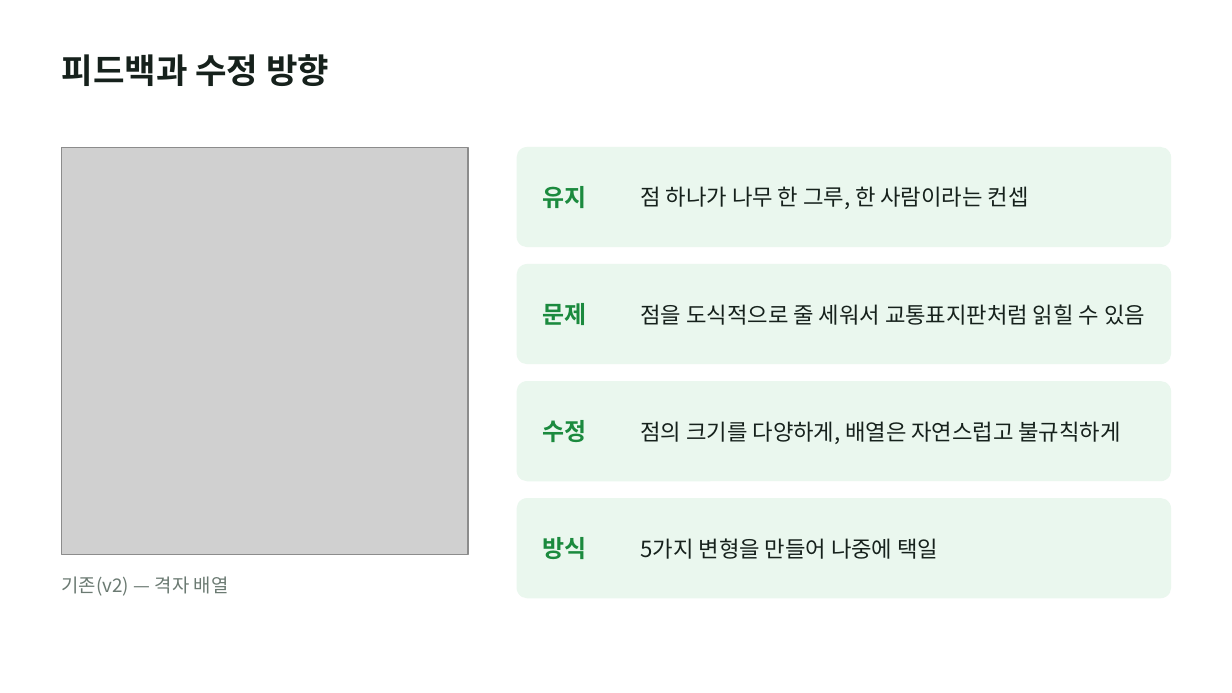
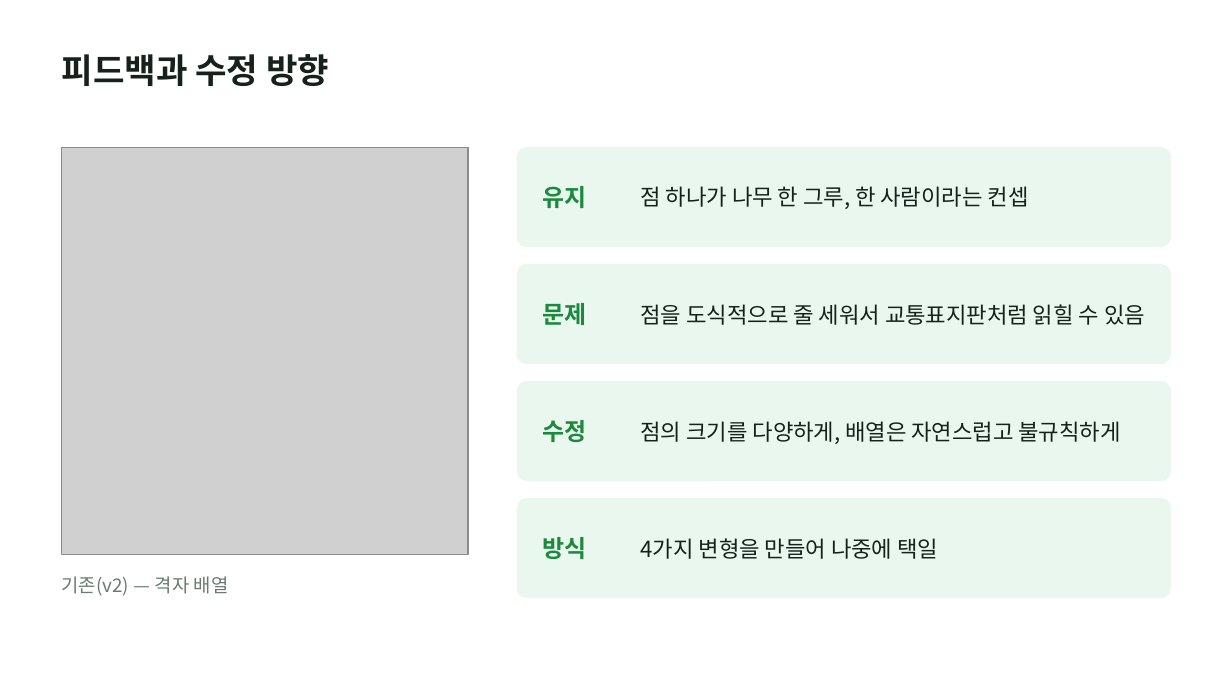
Before and after one commit to otterlee0208/otterlee, a slide deck: slide 2 of bi/zambia-variations-v3/plant-zambia-bi-variations-v3.pptx. Drawn at 1232x693 pixels with LibreOffice and Linux fonts; fonts in the diff are those of the drawing; grey boxes stand for pictures. Boxes give left, top, right and bottom in pixels: in the first picture for what was removed or moved away, otherwise in the second. Text is boxed around its words. In the diff, an @@ line names an element or a change of style, - is before the commit and + after.

```diff
--- a/bi/zambia-variations-v3/plant-zambia-bi-variations-v3.pptx
+++ b/bi/zambia-variations-v3/plant-zambia-bi-variations-v3.pptx
@@ text at (x1=641, y1=538, x2=938, y2=559): text changed @@
-5가지 변형을 만들어 나중에 택일
+4가지 변형을 만들어 나중에 택일
```
Also in this commit, not shown: 5 other slides changed, 1 slide added, 2 slides removed, 56 other files.
